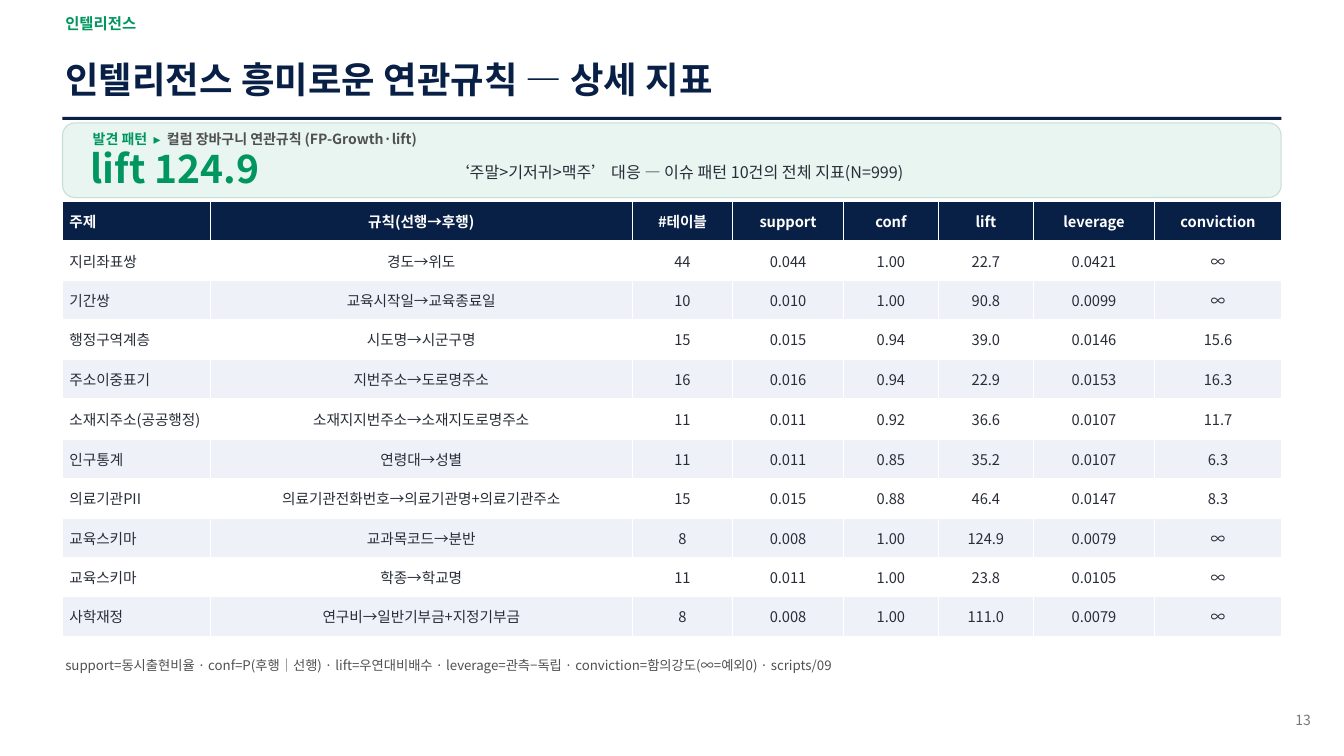
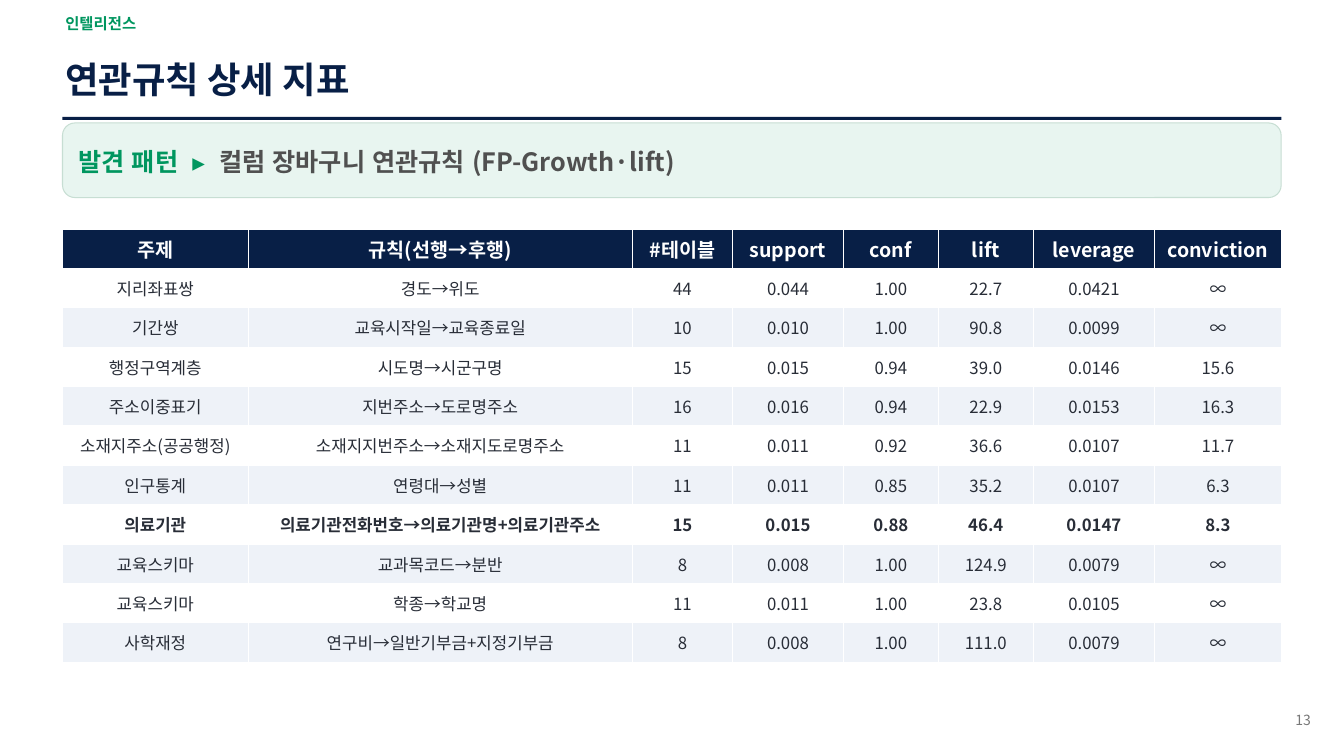
Before and after one commit to yimju/DataIntelligence-project, a slide deck: slide 9 of report/데이터지도_분석보고서_V17.pptx (slide 13 before the commit). Drawn at 1344x756 pixels with LibreOffice and Linux fonts; fonts in the diff are those of the drawing. Boxes give left, top, right and bottom in pixels: in the first picture for what was removed or moved away, otherwise in the second. Text is boxed around its words. In the diff, an @@ line names an element or a change of style, - is before the commit and + after.

```diff
--- a/report/데이터지도_분석보고서_V17.pptx
+++ b/report/데이터지도_분석보고서_V17.pptx
@@ text at [65,62,350,97]: text changed @@
-인텔리전스 흥미로운 연관규칙 — 상세 지표
+연관규칙 상세 지표
@@ text "발견 패턴 ▸ 컬럼 장바구니 ...": place and size @@
-text "발견 패턴 ▸ 컬럼 장바구니 ..." at [93,132,417,147]
+text "발견 패턴 ▸ 컬럼 장바구니 ..." at [79,150,674,176]
@@ text "발견 패턴 ▸ 컬럼 장바구니 ..." at [79,150,674,176]: size 10 to 18 pt; vertical alignment top to middle @@
@@ text removed at [91,143,260,184] @@
-lift 124.9
@@ text removed at [454,164,903,181] @@
-‘주말>기저귀>맥주’ 대응 — 이슈 패턴 10건의 전체 지표(N=999)
@@ table at [63,229,1280,662] @@
-row 8, column 1: 의료기관PII
+row 8, column 1: 의료기관
@@ size 10.5 to 14 pt in "주제", "규칙(선행→후행)", "#테이블", "support" and 4 more places @@
@@ size 10.5 to 12 pt in "지리좌표쌍", "경도→위도", "44", "0.044" and 75 more places @@
@@ bold on in "의료기관전화번호→의료기관명+의료기관주소", "15", "0.015", "0.88" and 3 more places @@
@@ alignment left to centre @@
@@ table: place and size @@
-table at [63,202,1281,635]
+table at [63,229,1280,662]
@@ text removed at [65,658,832,674] @@
-support=동시출현비율 · conf=P(후행│선행) · lift=우연대비배수 · leverage=관측−독립 · conviction=함의강도(∞=예외0) · scripts/09
```
Also in this commit, not shown: 2 other slides changed, 5 slides removed, 21 other files.
